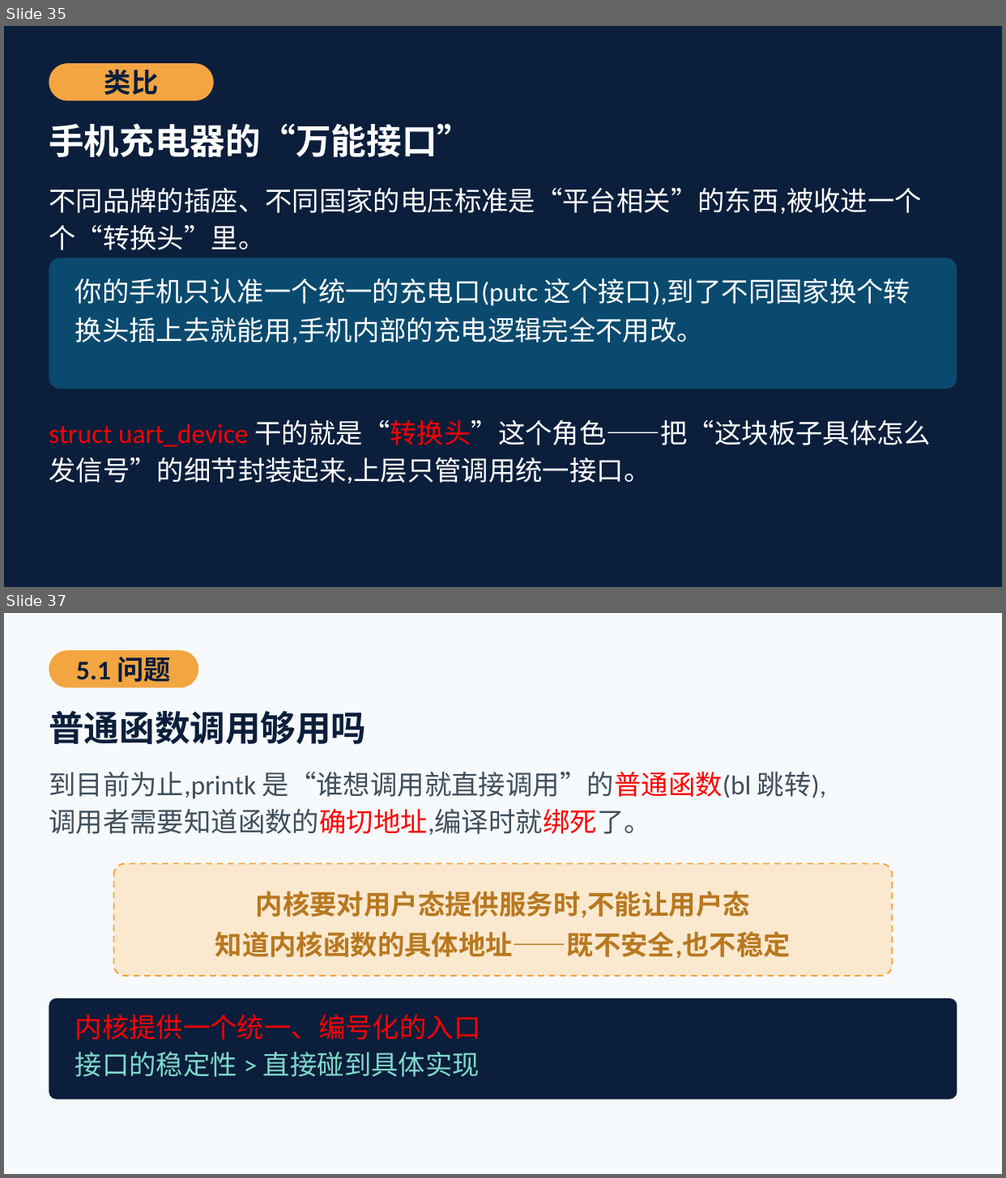
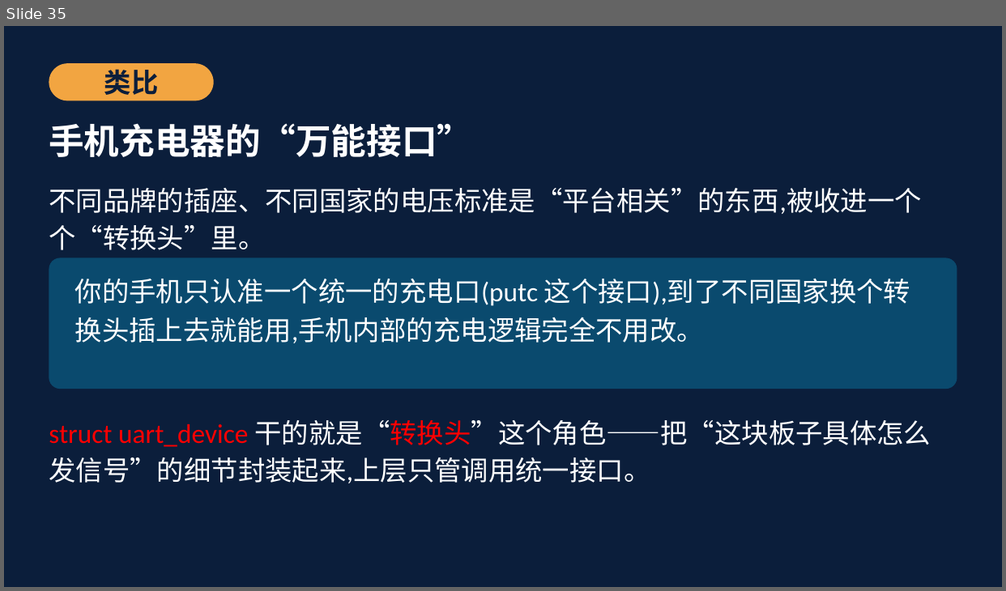
Before and after one commit to cxi218447-byte/miniOS, a slide deck: docs/08/第08次课_UART驱动与sys_write教材PPT.pptx. Shown one above the other, each under a label of ours: slides 35 and 37 before the commit, slide 35 after it; the slides between them are not shown. The pictures are 1006x1178 and 1006x591 pixels, drawn with LibreOffice and Linux fonts; fonts in the diff are those of the drawing. Boxes give left, top, right and bottom in pixels: in the first picture for what was removed or moved away, otherwise in the second. Text is boxed around its words. In the diff, an @@ line names an element or a change of style, - is before the commit and + after.

```diff
--- a/docs/08/第08次课_UART驱动与sys_write教材PPT.pptx
+++ b/docs/08/第08次课_UART驱动与sys_write教材PPT.pptx
@@ slide 37 removed at bbox=[4, 613, 1002, 1174], background #F7FAFC @@
@@ rounded rectangle removed at bbox=[49, 650, 198, 688] @@
@@ text removed at bbox=[76, 657, 172, 682] @@
-5.1 问题
@@ text removed at bbox=[49, 711, 366, 744] @@
-普通函数调用够用吗
@@ text removed at bbox=[49, 772, 826, 835] @@
-到目前为止,printk 是“谁想调用就直接调用”的普通函数(bl 跳转),
-调用者需要知道函数的确切地址,编译时就绑死了。
@@ rounded rectangle removed at bbox=[114, 864, 893, 976] @@
@@ text removed at bbox=[215, 891, 791, 958] @@
-内核要对用户态提供服务时,不能让用户态
-知道内核函数的具体地址——既不安全,也不稳定
@@ rounded rectangle removed at bbox=[49, 999, 957, 1100] @@
@@ text removed at bbox=[75, 1015, 481, 1077] @@
-内核提供一个统一、编号化的入口
-接口的稳定性 > 直接碰到具体实现
```
Also in this commit, not shown: 16 other slides removed.
